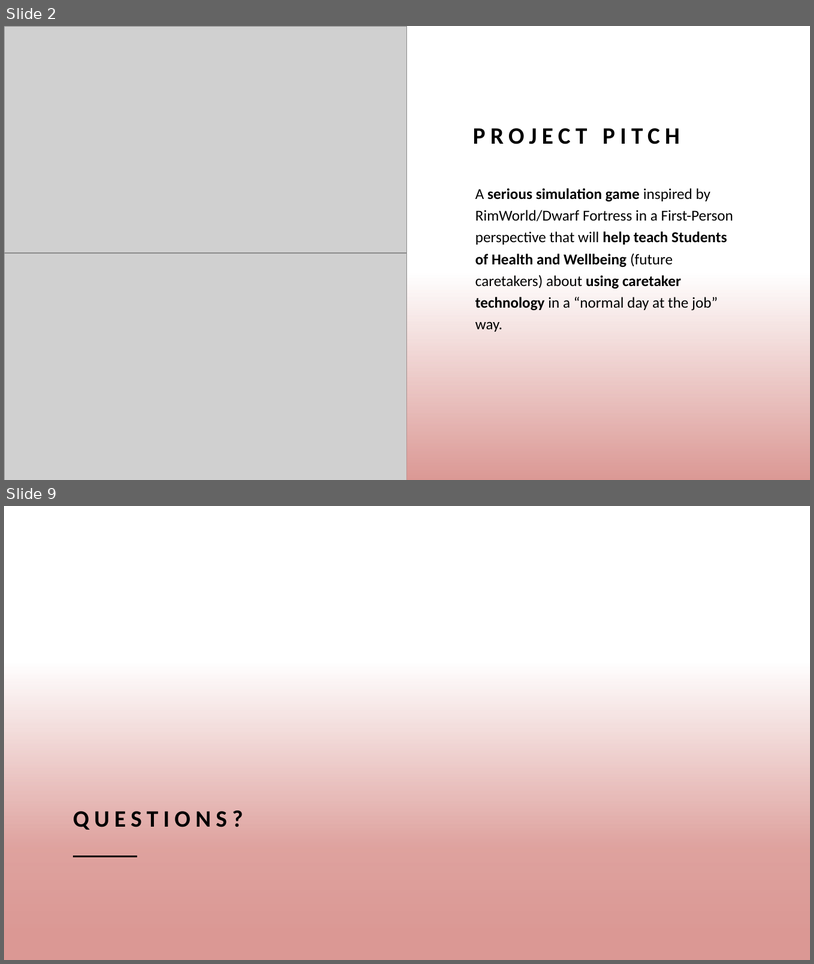
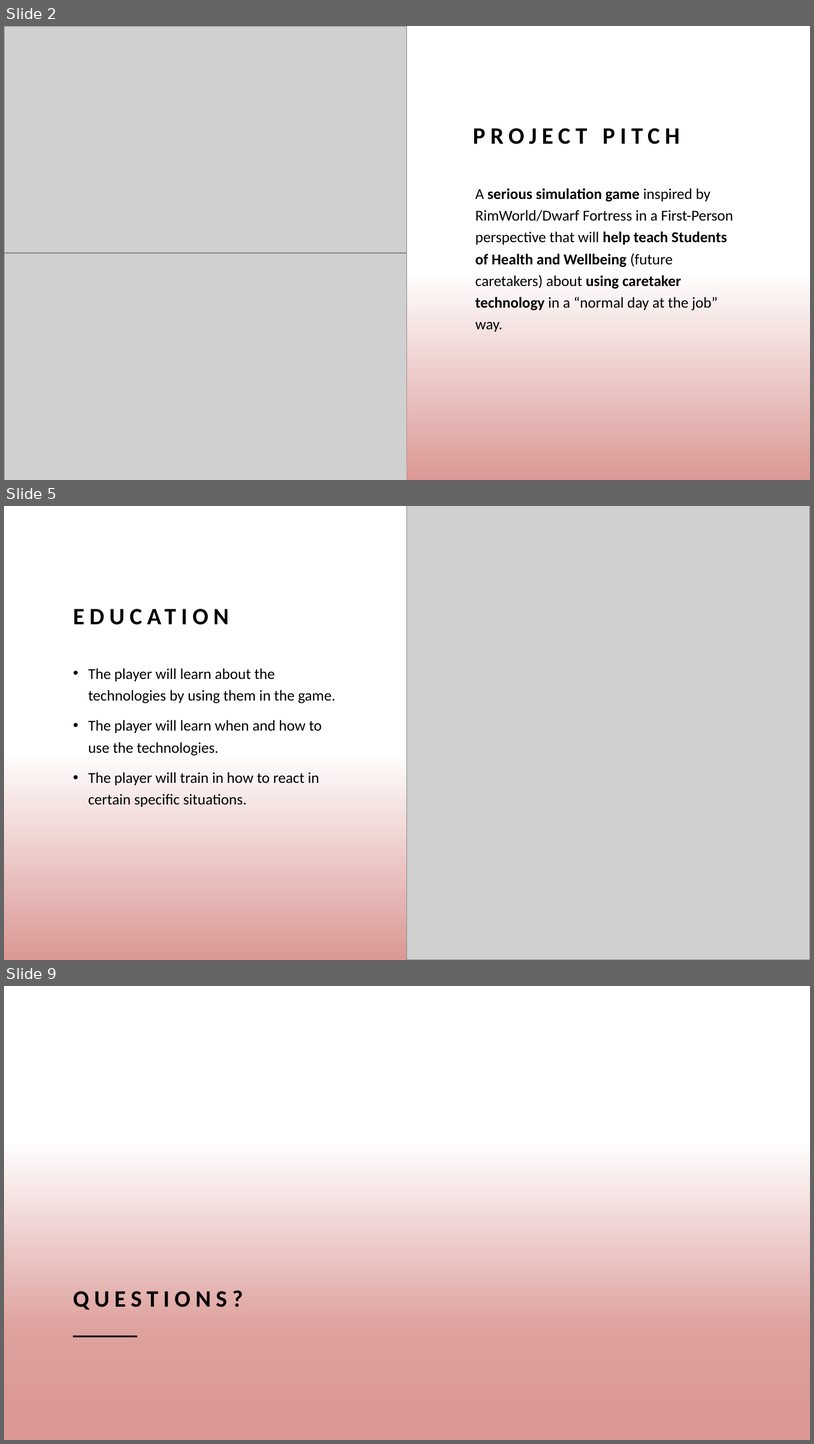
Before and after one commit to Snechar/CaretakerSim, a slide deck: Documents/Pitch.pptx. Shown one above the other, each under a label of ours: slides 2 and 9 before the commit, slides 2, 5 and 9 after it; the slides between them are not shown. The pictures are 814x964 and 814x1444 pixels, drawn with LibreOffice and Linux fonts; fonts in the diff are those of the drawing; grey boxes stand for pictures; background and template pictures are left out. Boxes give left, top, right and bottom in pixels: in the first picture for what was removed or moved away, otherwise in the second. Text is boxed around its words. In the diff, an @@ line names an element or a change of style, - is before the commit and + after.

```diff
--- a/Documents/Pitch.pptx
+++ b/Documents/Pitch.pptx
@@ slide 5 added at (x1=4, y1=506, x2=810, y2=960), background #FFFFFF; not listed: 1 template element that a slide beside it also shows @@
@@ rectangle added at (x1=4, y1=506, x2=810, y2=960), fill #FFFFFF @@
@@ picture added at (x1=408, y1=506, x2=810, y2=960) @@
@@ title added at (x1=67, y1=560, x2=349, y2=633), 28 pt, text #000000, bold @@
+EDUCATION
@@ text added at (x1=88, y1=668, x2=335, y2=807), 18 pt, text #000000 @@
+• The player will learn about the technologies by using them in the game.
+• The player will learn when and how to use the technologies.
+• The player will train in how to react in certain specific situations.
@@ rectangle added at (x1=4, y1=719, x2=408, y2=960), fill gradient #DB9894 @@
```
Also in this commit, not shown: 2 slides changed, 4 other slides added, 5 slides removed.
